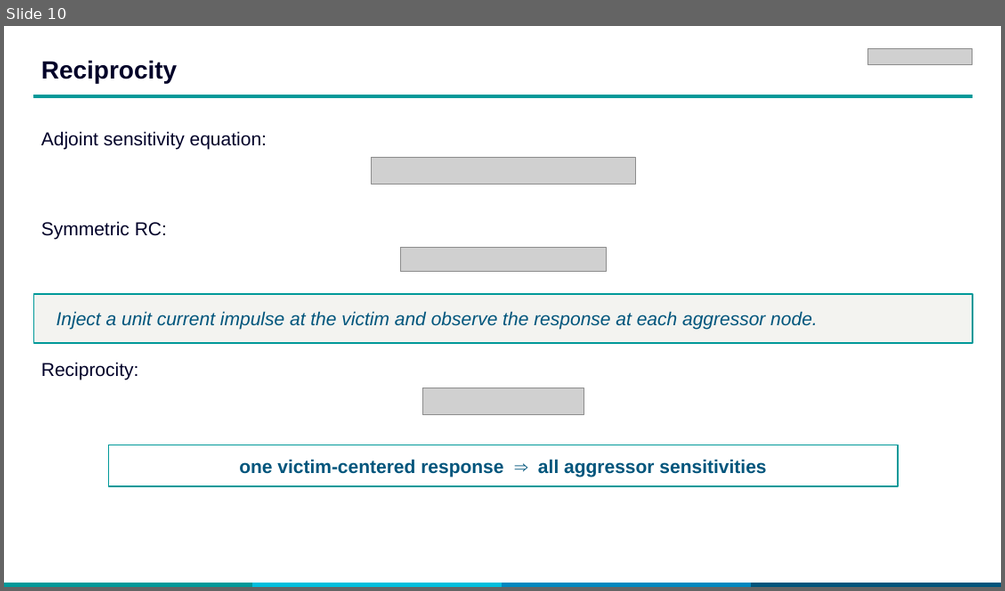
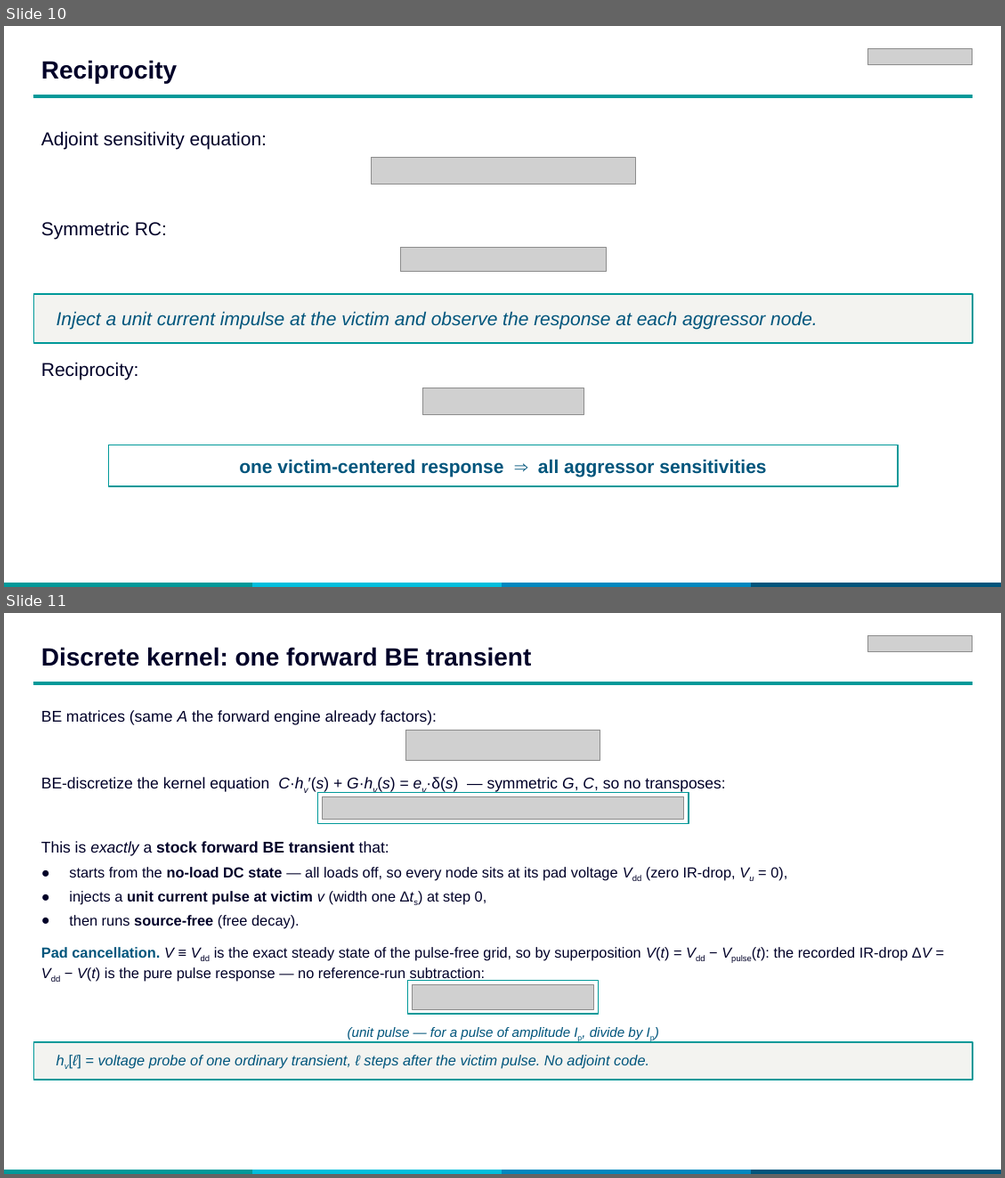
Before and after one commit to patour/sigma_dvd_prototype, a slide deck: docs/advanced_vectorless_slides.pptx. Shown one above the other, each under a label of ours: slide 10 before the commit, slides 10 and 11 after it. The pictures are 1005x591 and 1005x1178 pixels, drawn with LibreOffice and Linux fonts; fonts in the diff are those of the drawing; grey boxes stand for pictures. Boxes give left, top, right and bottom in pixels: in the first picture for what was removed or moved away, otherwise in the second. Text is boxed around its words. In the diff, an @@ line names an element or a change of style, - is before the commit and + after.

```diff
--- a/docs/advanced_vectorless_slides.pptx
+++ b/docs/advanced_vectorless_slides.pptx
@@ slide 11 added at bbox=[4, 613, 1001, 1174], background #FFFFFF @@
@@ picture added at bbox=[867, 635, 972, 652] @@
@@ text added at bbox=[41, 647, 531, 666], 24 pt, text #000028, bold @@
+Discrete kernel: one forward BE transient
@@ rectangle added at bbox=[34, 682, 972, 685], fill #009999, outline #009999 1 pt @@
@@ text added at bbox=[41, 710, 437, 725], 15 pt, text #000028 @@
+BE matrices (same A the forward engine already factors):
@@ picture added at bbox=[405, 730, 600, 761] @@
@@ text added at bbox=[41, 777, 725, 793], 15 pt, text #000028 @@
+BE-discretize the kernel equation C·hv′(s) + G·hv(s) = ev·δ(s) — symmetric G, C, so no transposes:
@@ rectangle added at bbox=[318, 793, 689, 824], outline #009999 1.25 pt @@
@@ picture added at bbox=[323, 797, 685, 819] @@
@@ text added at bbox=[41, 841, 389, 856], 15 pt, text #000028, bold @@
+This is exactly a stock forward BE transient that:
@@ text added at bbox=[69, 867, 787, 928], 14 pt, text #000028 @@
+● starts from the no-load DC state — all loads off, so every node sits at its pad voltage Vdd (zero IR-drop, Vu = 0),
+● injects a unit current pulse at victim v (width one Δts) at step 0,
+● then runs source-free (free decay).
@@ text added at bbox=[41, 947, 931, 981], 14 pt, text #000028 @@
+Pad cancellation. V ≡ Vdd is the exact steady state of the pulse-free grid, so by superposition V(t) = Vdd − Vpulse(t): the recorded IR-drop ΔV = Vdd − V(t) is the pure pulse response — no reference-run subtraction:
@@ rectangle added at bbox=[408, 981, 599, 1013], outline #009999 1.25 pt @@
@@ picture added at bbox=[413, 985, 594, 1009] @@
@@ text added at bbox=[348, 1027, 642, 1039], 13 pt, text #00557C, italic @@
+(unit pulse — for a pulse of amplitude Ip, divide by Ip)
@@ rectangle added at bbox=[34, 1042, 972, 1079], fill #F3F3F0, outline #009999 1.5 pt @@
@@ text added at bbox=[69, 1054, 649, 1069], 14 pt, text #00557C, italic @@
+hv[ℓ] = voltage probe of one ordinary transient, ℓ steps after the victim pulse. No adjoint code.
@@ rectangle added at bbox=[4, 1170, 253, 1174], fill #009999, outline #009999 1 pt @@
@@ rectangle added at bbox=[253, 1170, 502, 1174], fill #00BEDC, outline #00BEDC 1 pt @@
@@ rectangle added at bbox=[502, 1170, 752, 1174], fill #0087BE, outline #0087BE 1 pt @@
@@ rectangle added at bbox=[752, 1170, 1001, 1174], fill #00557C, outline #00557C 1 pt @@
```
Also in this commit, not shown: 2 slides changed, 1 slide removed, 1 other file.
